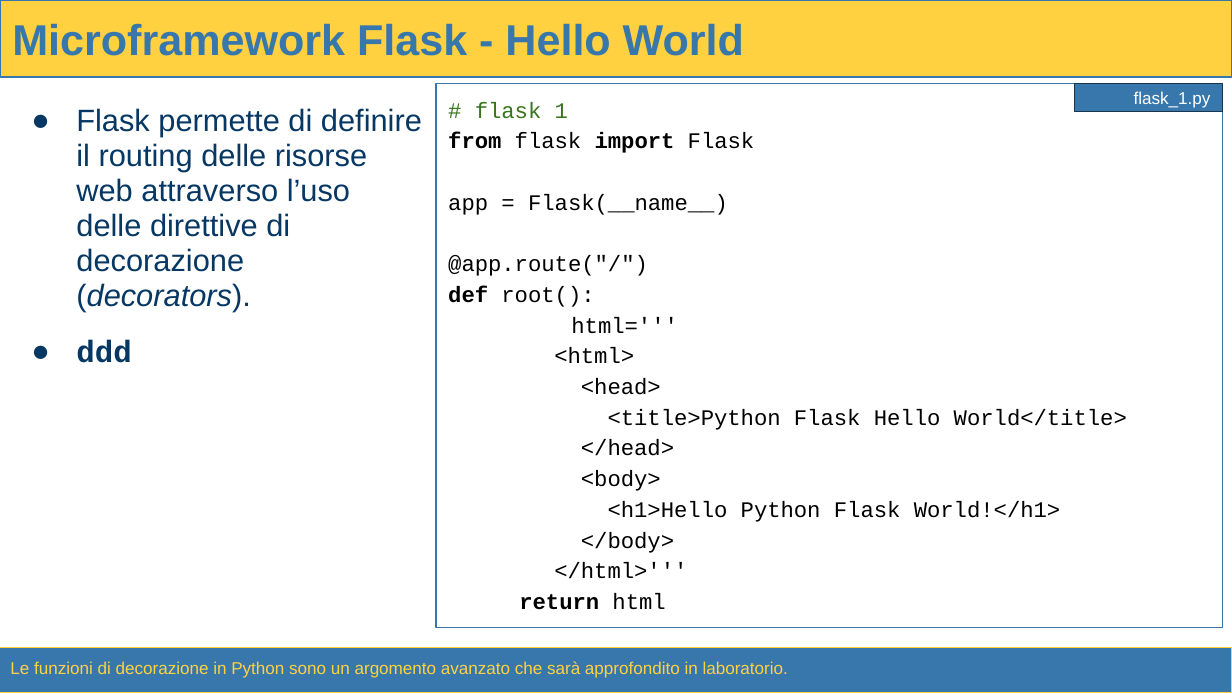
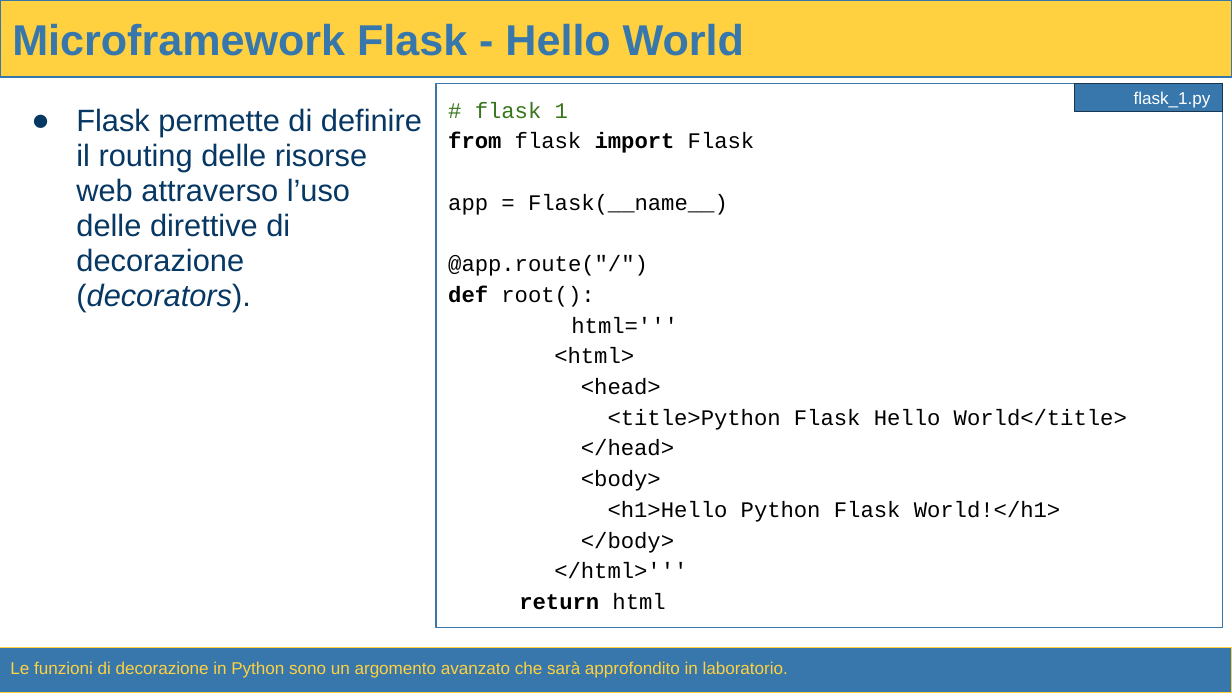
Before and after one commit to raffmont/Tecnologie_Web-Introduzione_a_Python, a slide deck: slide 47 of Tecnologie_Web-Introduzione_a_Python.pptx. Drawn at 1232x693 pixels with LibreOffice and Linux fonts; fonts in the diff are those of the drawing. Boxes give left, top, right and bottom in pixels: in the first picture for what was removed or moved away, otherwise in the second. Text is boxed around its words. In the diff, an @@ line names an element or a change of style, - is before the commit and + after.

```diff
--- a/Tecnologie_Web-Introduzione_a_Python.pptx
+++ b/Tecnologie_Web-Introduzione_a_Python.pptx
@@ text at box(76, 340, 131, 363): paragraph removed @@
-● ddd
```
Also in this commit, not shown: 1 other file.
